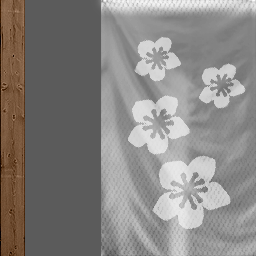
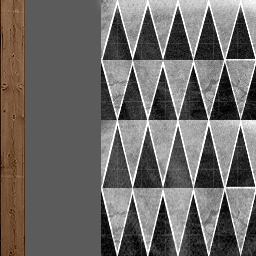
Comparing the layer stacks of the two (256, 256) images. Changes:
hid "Layer 4" over [101, 0, 256, 256]
added layer "Layer 5 copy" (50%) above "Layer 5" over [101, 0, 256, 256]
added layer "Layer 5" (overlay) above "owl 1" over [101, 0, 256, 256]
